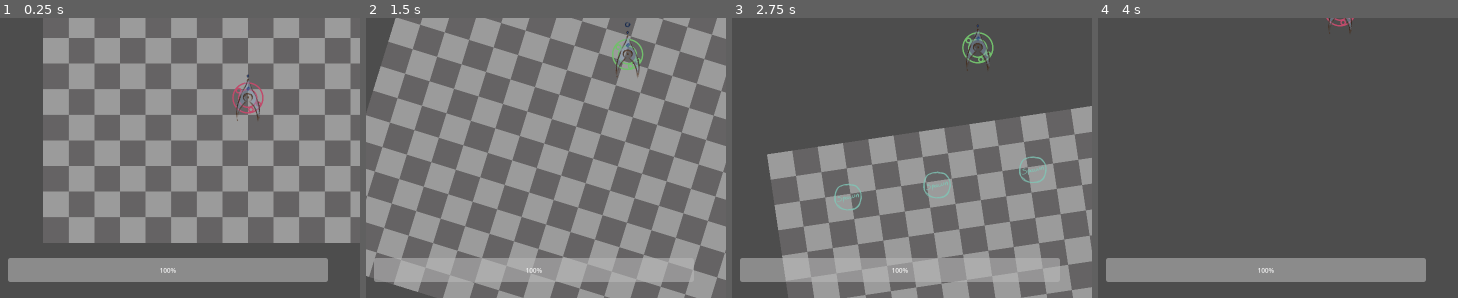
Above: before the commit, frames 1-4 (left to right).
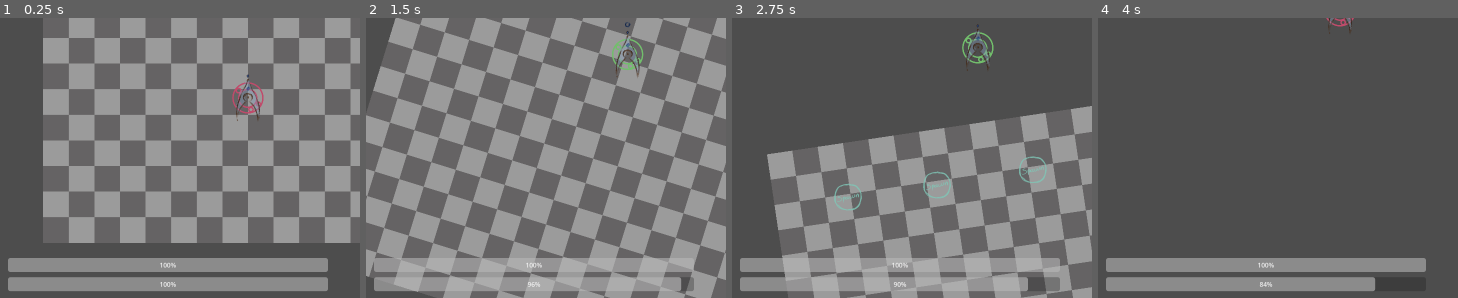
Above: after the commit, the same moments.

Repository: AustereTriceratops/BulletHellEngine
Game: Godot game, scene res://levels/test_levels/devLevel.tscn
Same seed, same stepped clock (60 frames per second), same inputs: the game is played once before the commit and once after it.
Inputs (mouse positions are % of the whole screen's width and height, from its top left):
- Up to frame 1 (0.25 s): no input
- Up to frame 2 (1.5 s): tap Enter at 0.5 s; move the mouse to (62, 50) at 0.52 s; hold W (player_up) from 0.53 s (still down); tap F (blue_shield) at 0.6 s; move the mouse to (50, 50) at 1.27 s; tap R (green_shield) at 1.35 s
- Up to frame 3 (2.75 s): keep holding W (player_up); move the mouse to (58, 48) at 2.02 s; hold Q (look_left) from 2.03 s (still down)
- Up to frame 4 (4 s): keep holding W (player_up); move the mouse to (54, 52) at 2.77 s; release Q (look_left) at 2.78 s; tap E (look_right) at 2.85 s; move the mouse to (64, 51) at 3.52 s; hold Shift (shift) from 3.53 s (still down)
The pictures show only the part of the screen within x 21-71%, y 50-100%; the shares and areas given below are measured in that part.

The runs differ from the first frame. In frame 1, 4.5% of the frame differs, in the area x 2-92%, y 87-98%; in frame 2, 2.9%; in frame 3, 2.8%; in frame 4, 4.3%.

Commit message:
UI for mana

Diff:
--- a/player/player.gd
+++ b/player/player.gd
@@ -3,6 +3,7 @@
 signal health_changed(health, amt)
 signal rotated(rotation)
 signal moved(pos: Vector2)
+signal mana_changed(mana)
 
 var active = true
 
@@ -154,6 +155,9 @@
 
         if t_mana > manaDrainInterval:
             mana -= delta * manaDrainRate
+
+        if fmod(t + delta, 0.2) - delta < 0:
+            mana_changed.emit(mana)
 
     move_and_slide()
     t += delta
--- a/ui/HUD.tscn
+++ b/ui/HUD.tscn
@@ -18,7 +18,16 @@
 offset_left = 400.0
 offset_top = 1300.0
 offset_right = 1200.0
-offset_bottom = 1360.0
+offset_bottom = 1335.0
+step = 1.0
+value = 100.0
+
+[node name="ManaBar" type="ProgressBar" parent="UIManager"]
+layout_mode = 0
+offset_left = 400.0
+offset_top = 1348.0
+offset_right = 1200.0
+offset_bottom = 1383.0
 step = 1.0
 value = 100.0
 
--- a/ui/uiManager.gd
+++ b/ui/uiManager.gd
@@ -8,10 +8,14 @@
 
 func initialize(player: Node2D):
     player.health_changed.connect(player_damaged)
+    player.mana_changed.connect(mana_changed)
 
 func player_damaged(health, _damage_):
     $Healthbar.set_value(health)
 
+func mana_changed(mana):
+    $ManaBar.set_value(mana)
+
 # ========================
 # ===== NODE METHODS =====
 # ========================
